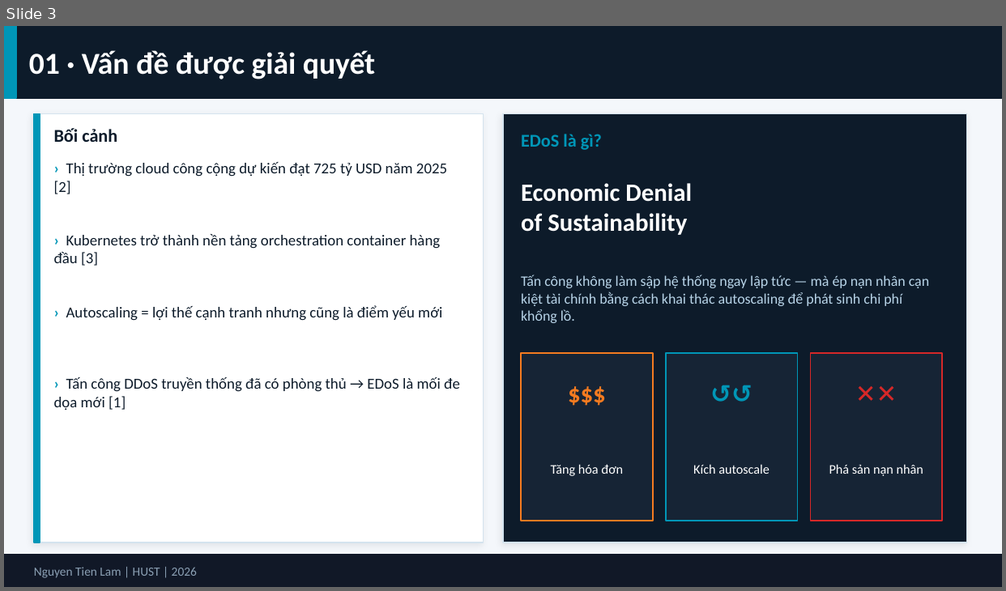
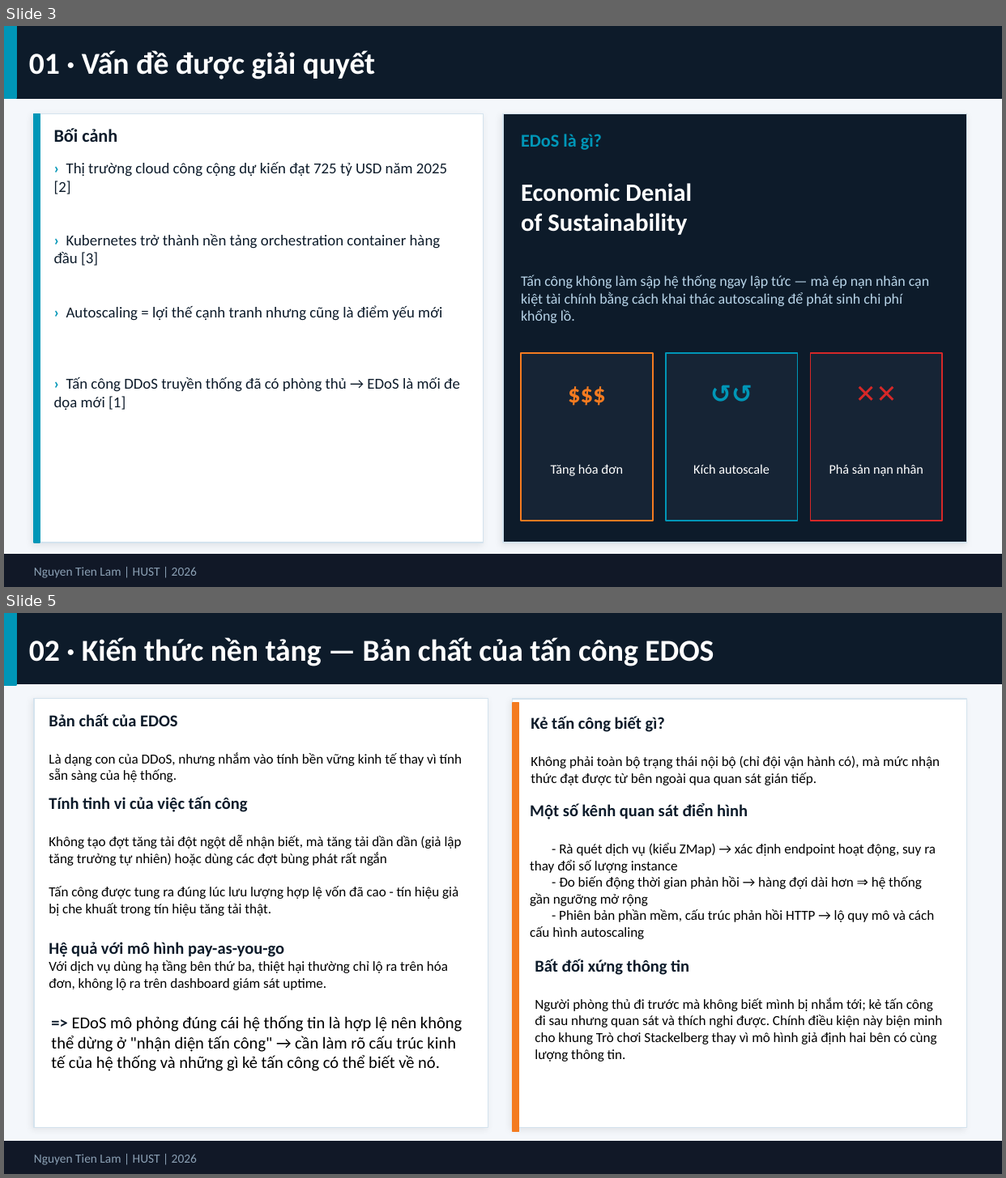
Before and after one commit to tienlamict/edos-demo, a slide deck: report/edos_slide.pptx. Shown one above the other, each under a label of ours: slide 3 before the commit, slides 3 and 5 after it; the slides between them are not shown. The pictures are 1006x591 and 1006x1178 pixels, drawn with LibreOffice and Linux fonts; fonts in the diff are those of the drawing. Boxes give left, top, right and bottom in pixels: in the first picture for what was removed or moved away, otherwise in the second. Text is boxed around its words. In the diff, an @@ line names an element or a change of style, - is before the commit and + after.

```diff
--- a/report/edos_slide.pptx
+++ b/report/edos_slide.pptx
@@ slide 5 added at (4,613,1002,1174), background #F4F7FB @@
@@ rectangle added at (4,613,1002,683), fill #0D1B2A, outline #0D1B2A 1 pt @@
@@ rectangle added at (4,613,16,685), fill #0096B7, outline #0096B7 1 pt @@
@@ text added at (29,637,714,666), 22 pt, text #FFFFFF, bold @@
+02 · Kiến thức nền tảng — Bản chất của tấn công EDOS
@@ rectangle added at (34,699,488,1128), fill #FFFFFF, outline #D4E3EE 0.75 pt @@
@@ rectangle added at (512,699,966,1128), fill #FFFFFF, outline #D4E3EE 0.75 pt @@
@@ rectangle added at (513,703,519,1132), fill #F47B20, outline #F47B20 1 pt @@
@@ text added at (49,713,462,782), 10 pt, text #000000 @@
+Bản chất của EDOS
+Là dạng con của DDoS, nhưng nhắm vào tính bền vững kinh tế thay vì tính sẵn sàng của hệ thống.
@@ text added at (530,716,940,786), 10 pt, text #000000 @@
+Kẻ tấn công biết gì?
+Không phải toàn bộ trạng thái nội bộ (chỉ đội vận hành có), mà mức nhận thức đạt được từ bên ngoài qua quan sát gián tiếp.
@@ text added at (49,796,462,916), 10 pt, text #000000 @@
+Tính tinh vi của việc tấn công
+Không tạo đợt tăng tải đột ngột dễ nhận biết, mà tăng tải dần dần (giả lập tăng trưởng tự nhiên) hoặc dùng các đợt bùng phát rất ngắn
+Tấn công được tung ra đúng lúc lưu lượng hợp lệ vốn đã cao - tín hiệu giả bị che khuất trong tín hiệu tăng tải thật.
@@ text added at (530,803,936,939), 10 pt, text #000000 @@
+Một số kênh quan sát điển hình
+- Rà quét dịch vụ (kiểu ZMap) → xác định endpoint hoạt động, suy ra thay đổi số lượng instance
+- Đo biến động thời gian phản hồi → hàng đợi dài hơn ⇒ hệ thống gần ngưỡng mở rộng
+- Phiên bản phần mềm, cấu trúc phản hồi HTTP → lộ quy mô và cách cấu hình autoscaling
@@ text added at (177,915,266,916), 11 pt, text #FFFFFF, bold @@
+Pods / Service Units (SUs)
@@ text added at (49,942,448,990), 10 pt, text #000000 @@
+Hệ quả với mô hình pay-as-you-go
+Với dịch vụ dùng hạ tầng bên thứ ba, thiệt hại thường chỉ lộ ra trên hóa đơn, không lộ ra trên dashboard giám sát uptime.
@@ text added at (535,959,942,1062), 10 pt, text #000000 @@
+Bất đối xứng thông tin
+Người phòng thủ đi trước mà không biết mình bị nhắm tới; kẻ tấn công đi sau nhưng quan sát và thích nghi được. Chính điều kiện này biện minh cho khung Trò chơi Stackelberg thay vì mô hình giả định hai bên có cùng lượng thông tin.
@@ text added at (194,985,323,990), 11 pt, text #FFFFFF, bold @@
+Node (VM) / Worker
@@ text added at (51,1016,462,1071), 12 pt, text #000000 @@
+=> EDoS mô phỏng đúng cái hệ thống tin là hợp lệ nên không thể dừng ở "nhận diện tấn công" → cần làm rõ cấu trúc kinh tế của hệ thống và những gì kẻ tấn công có thể biết về nó.
@@ rectangle added at (4,1142,1002,1174), fill #111827, outline #111827 1 pt @@
@@ text added at (34,1154,197,1165), 9 pt, text #8BA0B4 @@
+Nguyen Tien Lam | HUST | 2026
```
Also in this commit, not shown: 7 slides changed, 4 other slides added, 2 slides removed.
